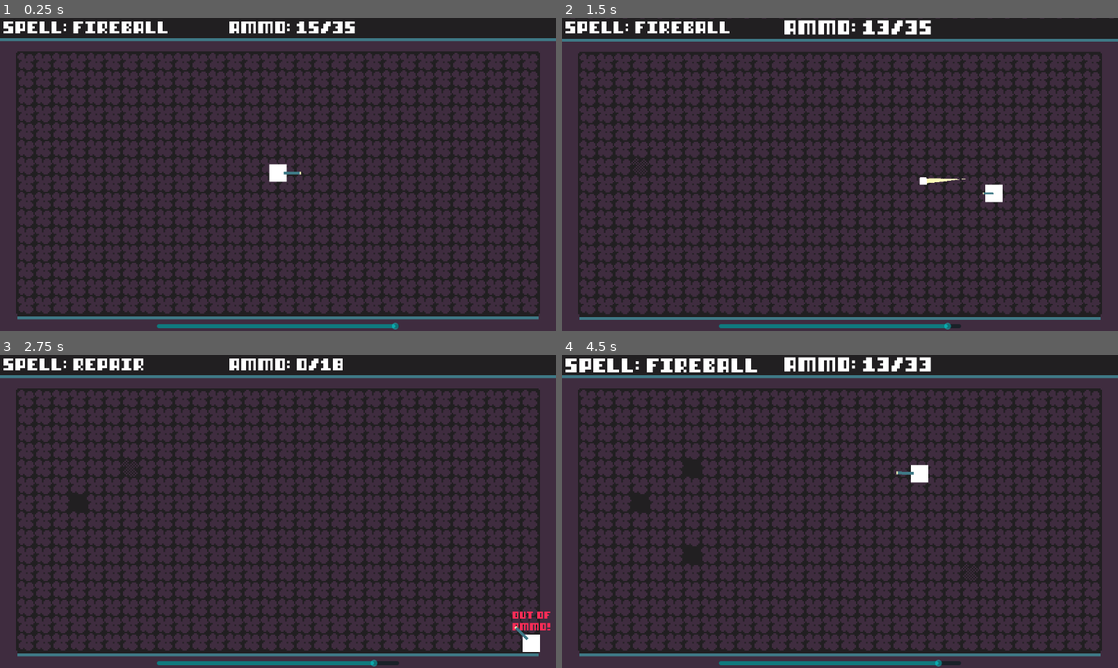
Above: before the commit, frames 1-4 (two rows, left to right).
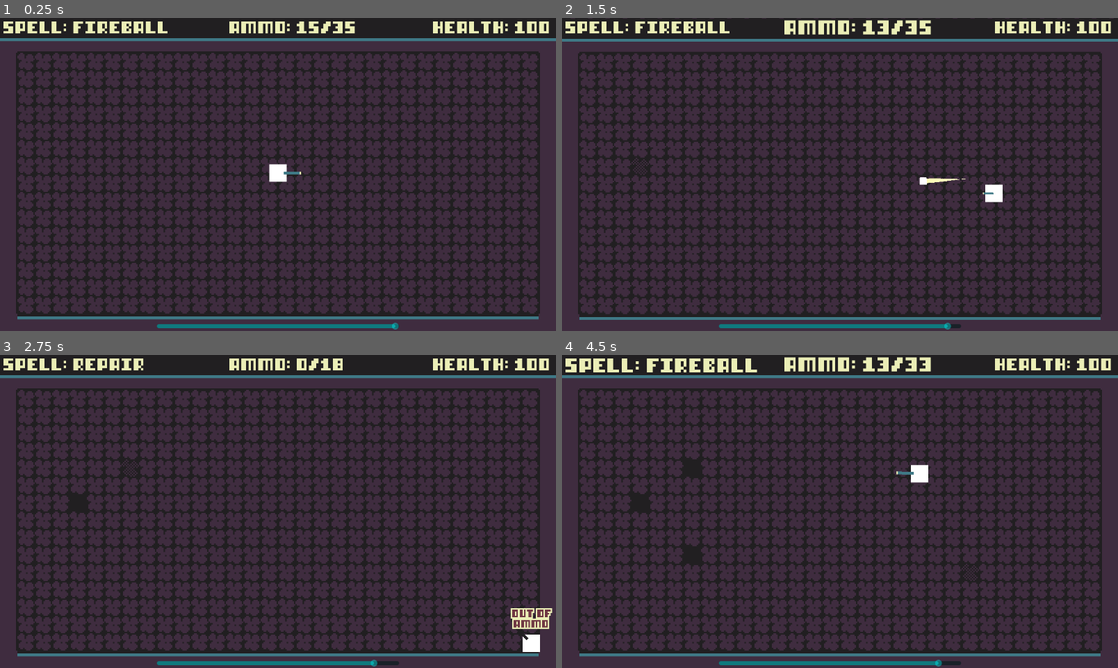
Above: after the commit, the same moments.

Repository: OfficialChaser/Jame-Gam-42
Game: Godot game, scene res://Scenes/Main/main.tscn
Same seed, same stepped clock (60 frames per second), same inputs: the game is played once before the commit and once after it.
Inputs (mouse positions are in pixels of both pictures, inside the frame that each line leads up to):
- Up to frame 1 (0.25 s): no input
- Up to frame 2 (1.5 s): tap Enter at 0.5 s; move the mouse to (962, 158) at 0.52 s; hold D (move_right) 0.53-1.28 s; click (962, 158) at 0.6 s; move the mouse to (728, 190) at 1.27 s; hold S (move_down) from 1.28 s (still down); click (728, 190) at 1.35 s
- Up to frame 3 (2.75 s): move the mouse to (333, 442) at 2.02 s; release S (move_down) at 2.03 s; hold D (move_right) from 2.03 s (still down); right-click (333, 442) at 2.1 s; click (333, 442) at 2.3 s
- Up to frame 4 (4.5 s): move the mouse to (812, 574) at 2.77 s; release D (move_right) at 2.78 s; hold W (move_up) 2.78-3.53 s; click (812, 574) at 2.85 s; move the mouse to (1006, 558) at 3.52 s; hold A (move_left) from 3.53 s (still down); click (1006, 558) at 3.6 s; move the mouse to (673, 464) at 4.27 s; right-click (673, 464) at 4.35 s

The runs differ from the first frame. In frame 1, 1.6% of the frame differs, in the area x 0-99%, y 1-5%; in frame 2, 1.9%; in frame 3, 2.0%; in frame 4, 2.1%, in the area x 0-99%, y 0-6%.

Commit message:
Bugfixes and More
Check Day 4 on the doc to see what I did

Diff:
--- a/GameManager.gd
+++ b/GameManager.gd
@@ -9,6 +9,9 @@
 
 func _process(_delta):
 	pass
+
+func increase_mana(amt : int):
+	mana += amt
 
 func decrease_mana(amt : int):
 	mana -= amt
--- a/Scenes/Bullet/bullet.tscn
+++ b/Scenes/Bullet/bullet.tscn
@@ -2,7 +2,7 @@
 
 [ext_resource type="Script" path="res://Scripts/Bullet/bullet.gd" id="1_r1kqj"]
 [ext_resource type="PackedScene" uid="uid://w4i4xitbsx2r" path="res://Scenes/Bullet/bullet_trail.tscn" id="2_iu3pr"]
-[ext_resource type="Texture2D" uid="uid://rnfuatvj17ki" path="res://Assets/12x12placeholder.png" id="3_nnl5w"]
+[ext_resource type="Texture2D" uid="uid://rnfuatvj17ki" path="res://Assets/Placeholders/12x12placeholder.png" id="3_wmmg7"]
 
 [sub_resource type="RectangleShape2D" id="RectangleShape2D_dulc0"]
 size = Vector2(4, 4)
@@ -68,7 +68,7 @@
 [node name="Sprite2D" type="Sprite2D" parent="SpriteContainer"]
 z_index = 1
 scale = Vector2(0.25, 0.25)
-texture = ExtResource("3_nnl5w")
+texture = ExtResource("3_wmmg7")
 
 [node name="AnimationPlayer" type="AnimationPlayer" parent="SpriteContainer/Sprite2D"]
 libraries = {
--- a/Scenes/Enemies/skeleton_enemy.tscn
+++ b/Scenes/Enemies/skeleton_enemy.tscn
@@ -202,7 +202,6 @@
 
 [node name="EnemyPursue" type="Node" parent="StateMachine" node_paths=PackedStringArray("actor", "enemy_sprite", "animation_player")]
 script = ExtResource("5_kiwuy")
-speed = 1.0
 actor = NodePath("../..")
 enemy_sprite = NodePath("../../EnemySprite")
 animation_player = NodePath("../../AnimationPlayer")
@@ -212,7 +211,7 @@
 actor = NodePath("../..")
 enemy_sprite = NodePath("../../EnemySprite")
 animation_player = NodePath("../../AnimationPlayer")
-damage = 20
+damage = 10
 attack_range = 25.0
 
 [node name="TakeDamageHandler" type="Node" parent="." node_paths=PackedStringArray("destroy_handler", "hit_flash_player")]
--- a/Scenes/Main/main.tscn
+++ b/Scenes/Main/main.tscn
@@ -15,7 +15,7 @@
 
 [node name="GameTiles" parent="." instance=ExtResource("3_r8el6")]
 unique_name_in_owner = true
-layer_0/tile_data = PackedInt32Array(917480, 851968, 2684354 …(23563 unchanged characters)… 6, 0, 327671, 65536, 0, 393206, 65536, 0)
+layer_0/tile_data = PackedInt32Array(917480, 851968, 2684354 …(23563 unchanged characters)… 6, 0, 327671, 65536, 0, 393206, 65536, 0, -524304, 262144, 0, -524303, 262144, 0, -524302, 262144, 0, -524301, 262144, 0, -524300, 262144, 0, -524299, 262144, 0, -524298, 262144, 0, -524297, 262144, 0, -524296, 262144, 0, -524295, 262144, 0, -524294, 262144, 0, -524293, 262144, 0, -524292, 262144, 0, -524291, 262144, 0, -524290, 262144, 0, -524289, 262144, 0, -589824, 262144, 0, -589823, 262144, 0, -589822, 262144, 0, -589821, 262144, 0, -589820, 262144, 0, -589819, 262144, 0, -589818, 262144, 0, -589817, 262144, 0, -589816, 262144, 0, -589815, 262144, 0, -589814, 262144, 0, -589813, 262144, 0, -589812, 262144, 0, -589811, 262144, 0, -589810, 262144, 0, -589809, 262144, 0)
 
 [node name="MainCamera" parent="." instance=ExtResource("1_caga4")]
 unique_name_in_owner = true
--- a/Scenes/Player/player.tscn
+++ b/Scenes/Player/player.tscn
@@ -1,11 +1,12 @@
-[gd_scene load_steps=12 format=3 uid="uid://drav6jqmqj3v6"]
+[gd_scene load_steps=16 format=3 uid="uid://drav6jqmqj3v6"]
 
 [ext_resource type="Script" path="res://Scripts/Player/player.gd" id="1_6spgu"]
-[ext_resource type="Texture2D" uid="uid://bxm7vc45v2b8q" path="res://Assets/placeholder.png" id="2_tx7up"]
+[ext_resource type="Texture2D" uid="uid://bxm7vc45v2b8q" path="res://Assets/Placeholders/placeholder.png" id="2_2x6qn"]
 [ext_resource type="PackedScene" uid="uid://dq6eftrbnag1o" path="res://Scenes/Wand/wand.tscn" id="4_fftte"]
 [ext_resource type="Script" path="res://Scripts/Handlers/take_damage_handler.gd" id="4_t324w"]
 [ext_resource type="Script" path="res://Scripts/Player/player_collision_handler.gd" id="5_fkuyb"]
-[ext_resource type="FontFile" uid="uid://eiw8wgpdg0j3" path="res://Assets/Fonts/8BITv6.ttf" id="6_prdy7"]
+[ext_resource type="Script" path="res://Scripts/Handlers/destroy_handler.gd" id="5_xh3ly"]
+[ext_resource type="Texture2D" uid="uid://bkl0p4jocb8d4" path="res://Assets/Misc/outofammo.png" id="7_2pmcm"]
 
 [sub_resource type="Animation" id="Animation_j748q"]
 resource_name = "Idle"
@@ -25,6 +26,44 @@
 [sub_resource type="RectangleShape2D" id="RectangleShape2D_ye5aj"]
 size = Vector2(14, 14)
 
+[sub_resource type="Animation" id="Animation_5g581"]
+resource_name = "Pulse"
+length = 0.2
+loop_mode = 2
+tracks/0/type = "value"
+tracks/0/imported = false
+tracks/0/enabled = true
+tracks/0/path = NodePath(".:scale")
+tracks/0/interp = 1
+tracks/0/loop_wrap = true
+tracks/0/keys = {
+"times": PackedFloat32Array(0, 0.2),
+"transitions": PackedFloat32Array(1, 1),
+"update": 0,
+"values": [Vector2(1, 1), Vector2(1.1, 1.1)]
+}
+
+[sub_resource type="Animation" id="Animation_5wggm"]
+length = 0.001
+tracks/0/type = "value"
+tracks/0/imported = false
+tracks/0/enabled = true
+tracks/0/path = NodePath(".:scale")
+tracks/0/interp = 1
+tracks/0/loop_wrap = true
+tracks/0/keys = {
+"times": PackedFloat32Array(0),
+"transitions": PackedFloat32Array(1),
+"update": 0,
+"values": [Vector2(1, 1)]
+}
+
+[sub_resource type="AnimationLibrary" id="AnimationLibrary_vh3vy"]
+_data = {
+"Pulse": SubResource("Animation_5g581"),
+"RESET": SubResource("Animation_5wggm")
+}
+
 [node name="Player" type="CharacterBody2D" groups=["Player"]]
 z_index = 5
 collision_layer = 17
@@ -36,7 +75,7 @@
 
 [node name="Sprite2D" type="Sprite2D" parent="."]
 scale = Vector2(0.75, 0.75)
-texture = ExtResource("2_tx7up")
+texture = ExtResource("2_2x6qn")
 
 [node name="AnimationPlayer" type="AnimationPlayer" parent="Sprite2D"]
 libraries = {
@@ -52,7 +91,10 @@
 [node name="TakeDamageHandler" type="Node" parent="."]
 script = ExtResource("4_t324w")
 can_take_damage = true
-health = 200
+health = 100
+
+[node name="DestroyHandler" type="Node" parent="."]
+script = ExtResource("5_xh3ly")
 
 [node name="PlayerCollisionHandler" type="Area2D" parent="." node_paths=PackedStringArray("actor")]
 collision_layer = 17
@@ -63,14 +105,14 @@
 [node name="CollisionShape2D" type="CollisionShape2D" parent="PlayerCollisionHandler"]
 shape = SubResource("RectangleShape2D_ye5aj")
 
-[node name="WarningLabel" type="Label" parent="."]
+[node name="WarningLabel" type="Sprite2D" parent="."]
 visible = false
-modulate = Color(1, 0.172549, 0.341176, 1)
-offset_left = -13.0
-offset_top = -22.0
-offset_right = 14.0
-offset_bottom = -9.0
-theme_override_fonts/font = ExtResource("6_prdy7")
-theme_override_font_sizes/font_size = 5
-text = "OUT OF
-AMMO!"
+z_index = 7
+position = Vector2(0, -17)
+texture = ExtResource("7_2pmcm")
+
+[node name="AnimationPlayer" type="AnimationPlayer" parent="WarningLabel"]
+libraries = {
+"": SubResource("AnimationLibrary_vh3vy")
+}
+autoplay = "Pulse"
--- a/Scenes/Wand/wand.tscn
+++ b/Scenes/Wand/wand.tscn
@@ -7,6 +7,7 @@
 [ext_resource type="Texture2D" uid="uid://c1yxwkykcuomc" path="res://Assets/Grid/selectorv3.png" id="4_q2ln0"]
 [ext_resource type="Script" path="res://Scripts/Wand/fireball_wand.gd" id="6_p6ksq"]
 [ext_resource type="Script" path="res://Scripts/Wand/restoration_wand.gd" id="7_whgei"]
+[ext_resource type="Texture2D" uid="uid://b7qgevyvyqxo4" path="res://Assets/Wand/wand-sheet.png" id="8_wkiy3"]
 
 [sub_resource type="Animation" id="Animation_km4jw"]
 length = 0.001
@@ -216,11 +217,33 @@
 "update": 1,
 "values": [true, false]
 }
+tracks/2/type = "method"
+tracks/2/imported = false
+tracks/2/enabled = true
+tracks/2/path = NodePath(".")
+tracks/2/interp = 1
+tracks/2/loop_wrap = true
+tracks/2/keys = {
+"times": PackedFloat32Array(0.4),
+"transitions": PackedFloat32Array(1),
+"values": [{
+"args": [],
+"method": &"unlock_movement"
+}]
+}
 
 [sub_resource type="AnimationLibrary" id="AnimationLibrary_fklpx"]
 _data = {
 "Repair": SubResource("Animation_jnixw")
 }
+
+[sub_resource type="AtlasTexture" id="AtlasTexture_ofpns"]
+atlas = ExtResource("8_wkiy3")
+region = Rect2(0, 5, 12, 2)
+
+[sub_resource type="AtlasTexture" id="AtlasTexture_aa2sl"]
+atlas = ExtResource("8_wkiy3")
+region = Rect2(36, 5, 12, 2)
 
 [node name="Wand" type="Node2D"]
 z_index = 6
@@ -269,3 +292,13 @@
 wand = NodePath("../..")
 animation_player = NodePath("../../AnimationPlayer")
 grid_highlight = NodePath("../../GridHighlight")
+
+[node name="WandSprites" type="Node" parent="."]
+
+[node name="FBSprite" type="Sprite2D" parent="WandSprites"]
+visible = false
+texture = SubResource("AtlasTexture_ofpns")
+
+[node name="RESSprite" type="Sprite2D" parent="WandSprites"]
+visible = false
+texture = SubResource("AtlasTexture_aa2sl")
--- a/Scenes/gui.tscn
+++ b/Scenes/gui.tscn
@@ -118,6 +118,67 @@
 "Pop": SubResource("Animation_1akcc"),
 "RESET": SubResource("Animation_05kvg"),
 "Reloading": SubResource("Animation_muxdu")
+}
+
+[sub_resource type="Animation" id="Animation_nfs53"]
+resource_name = "Damaged"
+length = 0.2
+tracks/0/type = "value"
+tracks/0/imported = false
+tracks/0/enabled = true
+tracks/0/path = NodePath(".:scale")
+tracks/0/interp = 1
+tracks/0/loop_wrap = true
+tracks/0/keys = {
+"times": PackedFloat32Array(0, 0.1, 0.2),
+"transitions": PackedFloat32Array(1, 1, 1),
+"update": 0,
+"values": [Vector2(1, 1), Vector2(1.2, 1.2), Vector2(1, 1)]
+}
+tracks/1/type = "value"
+tracks/1/imported = false
+tracks/1/enabled = true
+tracks/1/path = NodePath(".:modulate")
+tracks/1/interp = 1
+tracks/1/loop_wrap = true
+tracks/1/keys = {
+"times": PackedFloat32Array(0, 0.1, 0.2),
+"transitions": PackedFloat32Array(1, 1, 1),
+"update": 0,
+"values": [Color(0.921569, 0.933333, 0.713726, 1), Color(0.921569, 0.223529, 0.305882, 1), Color(0.921569, 0.933333, 0.713726, 1)]
+}
+
+[sub_resource type="Animation" id="Animation_wkbm6"]
+length = 0.001
+tracks/0/type = "value"
+tracks/0/imported = false
+tracks/0/enabled = true
+tracks/0/path = NodePath(".:scale")
+tracks/0/interp = 1
+tracks/0/loop_wrap = true
+tracks/0/keys = {
+"times": PackedFloat32Array(0),
+"transitions": PackedFloat32Array(1),
+"update": 0,
+"values": [Vector2(1, 1)]
+}
+tracks/1/type = "value"
+tracks/1/imported = false
+tracks/1/enabled = true
+tracks/1/path = NodePath(".:modulate")
+tracks/1/interp = 1
+tracks/1/loop_wrap = true
+tracks/1/keys = {
+"times": PackedFloat32Array(0),
+"transitions": PackedFloat32Array(1),
+"update": 0,
+"values": [Color(0.921569, 0.933333, 0.713726, 1)]
+}
+
+[sub_resource type="AnimationLibrary" id="AnimationLibrary_3mw3j"]
+_data = {
+"Damaged": SubResource("Animation_nfs53"),
+"RESET": SubResource("Animation_wkbm6")
 }
 
 [node name="GUI" type="Control"]
@@ -152,6 +213,7 @@
 autostart = true
 
 [node name="SpellLabel" type="Label" parent="."]
+modulate = Color(0.921569, 0.933333, 0.713726, 1)
 layout_mode = 0
 offset_left = 7.0
 offset_top = 7.0
@@ -167,6 +229,7 @@
 }
 
 [node name="AmmoLabel" type="Label" parent="."]
+modulate = Color(0.921569, 0.933333, 0.713726, 1)
 layout_mode = 1
 anchors_preset = 5
 anchor_left = 0.5
@@ -186,4 +249,25 @@
 "": SubResource("AnimationLibrary_58so3")
 }
 
+[node name="HealthLabel" type="Label" parent="."]
+modulate = Color(0.921569, 0.933333, 0.713726, 1)
+layout_mode = 1
+anchors_preset = 1
+anchor_left = 1.0
+anchor_right = 1.0
+offset_left = -255.0
+offset_top = 7.0
+offset_right = -10.0
+offset_bottom = 32.0
+grow_horizontal = 0
+pivot_offset = Vector2(245, 0)
+theme_override_fonts/font = ExtResource("2_kneqf")
+theme_override_font_sizes/font_size = 25
+text = "Health: 100"
+
+[node name="AnimationPlayer" type="AnimationPlayer" parent="HealthLabel"]
+libraries = {
+"": SubResource("AnimationLibrary_3mw3j")
+}
+
 [connection signal="timeout" from="ManaDepletor" to="." method="_on_mana_depletor_timeout"]
--- a/Scripts/States/Enemy/enemy_pursue.gd
+++ b/Scripts/States/Enemy/enemy_pursue.gd
@@ -1,7 +1,8 @@
 extends State
 class_name EnemyPursue
 
-@export var speed : float
+var speed := randf_range(0.8, 1.2)
+var mana_to_give : int
 @export var actor : CharacterBody2D
 @export var enemy_sprite : Sprite2D
 @export var animation_player : AnimationPlayer
@@ -14,6 +15,8 @@
 var is_moving : bool
 
 func Enter():
+	mana_to_give = int(5 * speed)
+	print(mana_to_give)
 	astar_grid = AStarGrid2D.new()
 	astar_grid.region = tile_map.get_used_rect()
 	astar_grid.cell_size = Vector2(16, 16)
--- a/Scripts/Wand/restoration_wand.gd
+++ b/Scripts/Wand/restoration_wand.gd
@@ -13,6 +13,7 @@
 var rotating_back := false
 
 func Enter():
+
 	grid_highlight.visible = true
 	GameManager.current_spell = "REPAIR"
 
@@ -56,7 +57,11 @@
 func restore_tiles():
 	if GameManager.mana > GameManager.restoring_cost and !reloading:
 		var tiles = get_tree().current_scene.get_node("GameTiles")
-		tiles.restore_tiles(wand.get_global_mouse_position())
+		var restored_tiles : bool = tiles.restore_tiles(
+			wand.get_global_mouse_position()
+		)
+		if !restored_tiles:
+			return
 
 		ammo -= 1
 
--- a/Scripts/Wand/wand.gd
+++ b/Scripts/Wand/wand.gd
@@ -3,7 +3,27 @@
 
 var locked_rotation := false
 
+# Dealing with changing sprite
+@onready var fb_sprite = $WandSprites/FBSprite
+@onready var res_sprite = $WandSprites/RESSprite
+
+@onready var fireball_wand = $StateMachine/FireballWand
+@onready var restoration_wand = $StateMachine/RestorationWand
+
+@onready var wand_sprite = $SpriteHolder/WandSprite
+@onready var state_machine = $StateMachine
+
 func _process(_delta):
+	_manage_rotation()
+	_determine_sprite_texture()
+
+func _determine_sprite_texture():
+	if state_machine.current_state == fireball_wand:
+		wand_sprite.texture = fb_sprite.texture
+	elif state_machine.current_state == restoration_wand:
+		wand_sprite.texture = res_sprite.texture
+
+func _manage_rotation():
 	if get_global_mouse_position().distance_to(get_parent().global_position) < 5:
 		locked_rotation = true
 		if rotation <= 3 * PI / 2 and rotation >= PI / 2:
--- a/Scripts/game_tiles.gd
+++ b/Scripts/game_tiles.gd
@@ -39,14 +39,24 @@
 			found_walkable_tile = true
 	return tile_position
 
-func restore_tiles(pos : Vector2):
+func restore_tiles(pos : Vector2) -> bool:
+	var can_restore_tiles := false
 	var middle_tile_pos = local_to_map(pos)
-	for x in [middle_tile_pos.x - 1, middle_tile_pos.x, middle_tile_pos.x + 1]:
-		for y in [middle_tile_pos.y - 1, middle_tile_pos.y, middle_tile_pos.y + 1]:
-			var tile_position = Vector2i(x, y)
-			var tile_data = get_cell_tile_data(0, tile_position)
-			if tile_data.get_custom_data("pit"):
-				set_cell(0, tile_position, 0, Vector2i(1, 0))
+	var middle_tile_data = get_cell_tile_data(0, middle_tile_pos)
+
+	if middle_tile_data.get_custom_data("walkable") or middle_tile_data.get_custom_data("pit"):
+		can_restore_tiles = true
+
+	if can_restore_tiles:
+		for x in [middle_tile_pos.x - 1, middle_tile_pos.x, middle_tile_pos.x + 1]:
+			for y in [middle_tile_pos.y - 1, middle_tile_pos.y, middle_tile_pos.y + 1]:
+				var tile_position = Vector2i(x, y)
+				var tile_data = get_cell_tile_data(0, tile_position)
+				if tile_data.get_custom_data("pit"):
+					set_cell(0, tile_position, 0, Vector2i(1, 0))
+		return true
+	else:
+		return false
 
 
 # Tile Animation
--- a/Scripts/grid_highlight.gd
+++ b/Scripts/grid_highlight.gd
@@ -1,14 +1,20 @@
 extends Sprite2D
 
+var locked_position := false
 
 func _ready():
 	set_as_top_level(true)
 
 func _process(_delta):
-	global_position = snapped(
-		get_global_mouse_position() - Vector2(6, 6),
-		Vector2(12,12)
-	) + Vector2(6, 6)
+	if not locked_position:
+		global_position = snapped(
+			get_global_mouse_position() - Vector2(6, 6),
+			Vector2(12,12)
+		) + Vector2(6, 6)
 
 func Repair():
+	locked_position = true
 	$AnimationPlayer.play("Repair")
+
+func unlock_movement():
+	locked_position = false
--- a/Scripts/gui.gd
+++ b/Scripts/gui.gd
@@ -1,24 +1,29 @@
 extends Control
 
 @onready var mana_bar = $ManaBar
+
 @onready var spell_label = $SpellLabel
+@onready var health_label = $HealthLabel
+@onready var ammo_label = $AmmoLabel
 
-@onready var ammo_label = $AmmoLabel
 @onready var ammo_anim_player = $AmmoLabel/AnimationPlayer
 @onready var spell_anim_player = $SpellLabel/AnimationPlayer
+@onready var health_anim_player = $HealthLabel/AnimationPlayer
+
 @onready var player = get_tree().get_first_node_in_group("Player")
+
 var ui_ammo := 15
-var last_spell
+var last_spell := GameManager.current_spell
+
+var ui_health := 100
 
 func _process(_delta):
-	if last_spell != GameManager.current_spell:
-		spell_anim_player.play("Pop")
+	update_spell()
 	mana_bar.value = GameManager.mana
-	spell_label.text = "SPELL: " + GameManager.current_spell
-	last_spell = GameManager.current_spell
+	update_health()
 
 func _on_mana_depletor_timeout():
-	GameManager.decrease_mana(-1) #increases mana by 1
+	GameManager.increase_mana(1)
 
 func update_ammo(ammo : int):
 	if ui_ammo != ammo:
@@ -28,12 +33,26 @@
 		ammo_label.text = "AMMO: " + str(ammo) + "/" + str(GameManager.mana/2-ammo)# maxAmmo
 	else:	#reload needs to be reworked where you only gain as many bullets as you have mana (not always full mag)
 		ammo_label.text = "AMMO: " + str(ammo) + "/" + str(GameManager.mana/5-ammo)# maxAmmo
-	GameManager.mana
 	if ammo == 0:
 		player.change_warning_label(true)
 	else:
 		player.change_warning_label(false)
 	# If no mana, indicate that as well
 
+func update_spell():
+	if last_spell != GameManager.current_spell:
+		spell_anim_player.play("Pop")
+	spell_label.text = "SPELL: " + GameManager.current_spell
+	last_spell = GameManager.current_spell
+
+func update_health():
+	var player_health = player.get_node("TakeDamageHandler").health
+	if ui_health != player_health:
+		print(player_health)
+		health_anim_player.play("Damaged")
+		ui_health = player_health
+	health_label.text = "Health: " + str(ui_health)
+
+
 func reloading_text():
 	ammo_anim_player.play("Reloading")
--- /dev/null
+++ b/default_bus_layout.tres
@@ -0,0 +1,15 @@
+[gd_resource type="AudioBusLayout" format=3 uid="uid://gfoo0caot1hc"]
+
+[resource]
+bus/1/name = &"Music"
+bus/1/solo = false
+bus/1/mute = false
+bus/1/bypass_fx = false
+bus/1/volume_db = 0.0
+bus/1/send = &"Master"
+bus/2/name = &"SFX"
+bus/2/solo = false
+bus/2/mute = false
+bus/2/bypass_fx = false
+bus/2/volume_db = 0.0
+bus/2/send = &"Master"
Binary file added: Assets/Misc/outofammo.png
Not shown, added: Assets/Misc/outofammo.png.import
Renamed: Assets/12x12placeholder.png -> Assets/Placeholders/12x12placeholder.png
Not shown, changed: Assets/Placeholders/12x12placeholder.png.import
Renamed: Assets/placeholder.png -> Assets/Placeholders/placeholder.png
Not shown, changed: Assets/Placeholders/placeholder.png.import
Binary file added: Assets/Wand/wand-sheet.png
Not shown, added: Assets/Wand/wand-sheet.png.import
Not shown: 1 places in Scenes/Wand/wand.tscn that only renumber resources
Not shown: 1 places in Scenes/gui.tscn that only renumber resources
